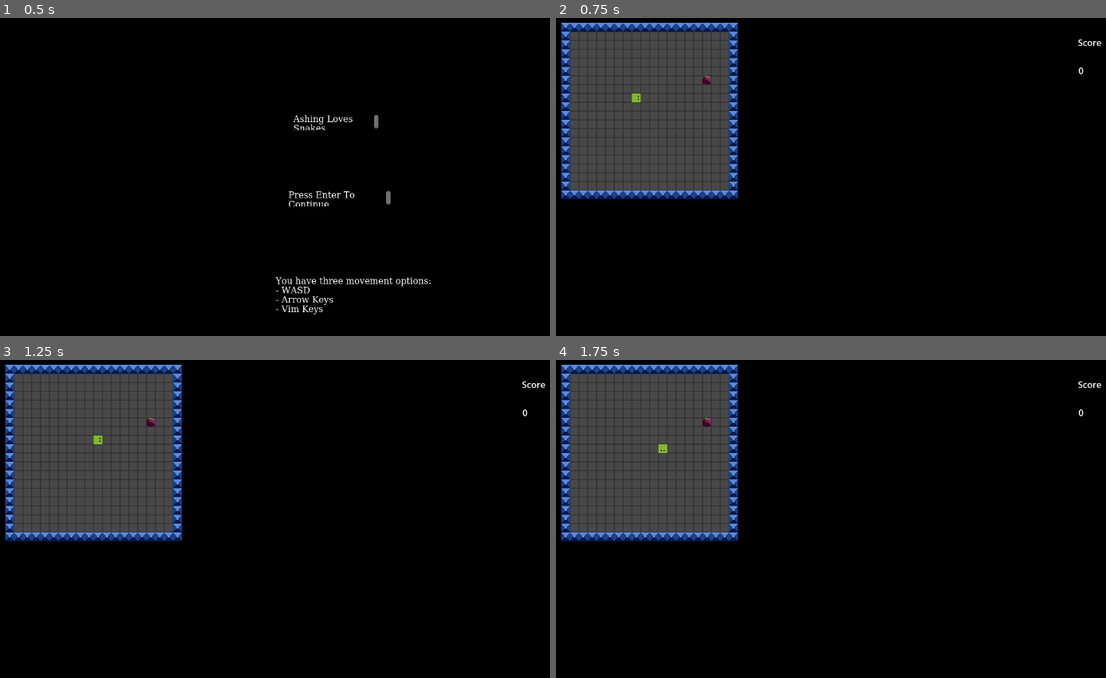
Above: before the commit, frames 1-4 (two rows, left to right).
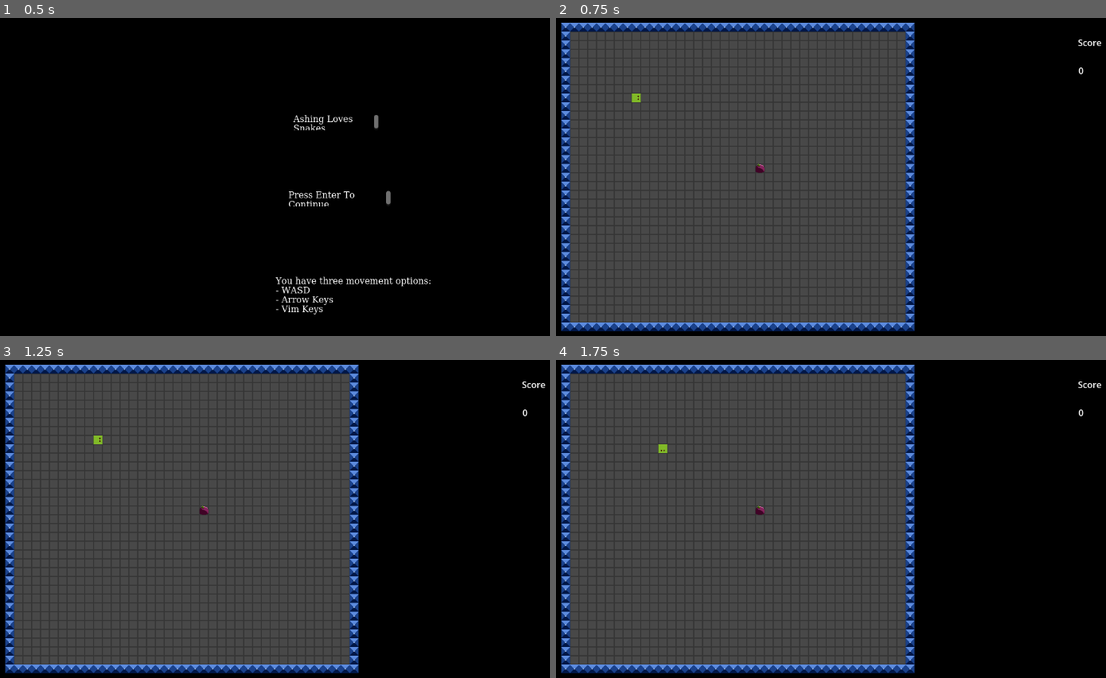
Above: after the commit, the same moments.

Repository: ashing-dev/snake
Game: Godot game, scene res://scenes/title.tscn
Two runs of this game, one before a commit and one after it. Both use one fixed random seed, a clock stepped at 60 frames per second and the inputs below.
Inputs:
- Up to frame 1 (0.5 s): no input
- Up to frame 2 (0.75 s): tap Enter (ui_accept) at 0.5, 0.6 s; hold Right (move_east) from 0.53 s (still down)
- Up to frame 3 (1.25 s): keep holding Right (move_east); tap Enter (ui_accept) at 0.77, 1.07 s
- Up to frame 4 (1.75 s): release Right (move_east) at 1.28 s; hold Down (move_south) from 1.28 s (still down); tap Enter (ui_accept) at 1.35, 1.52 s

Frame 1 is identical in both runs. In frame 2, 46% of the frame differs, in the area x 0-66%, y 1-99%; in frame 3, 46%; in frame 4, 46%.

Commit message:
Death text. Resets to title

Diff:
--- a/scenes/game_container.tscn
+++ b/scenes/game_container.tscn
@@ -21,3 +21,11 @@
 offset_right = 1077.0
 offset_bottom = 115.0
 text = "0"
+
+[node name="Extra" type="RichTextLabel" parent="."]
+offset_left = 935.0
+offset_top = 209.0
+offset_right = 1075.0
+offset_bottom = 249.0
+text = "
+"
--- a/scripts/game.gd
+++ b/scripts/game.gd
@@ -27,12 +27,13 @@
 
 func _ready() -> void:
 	global_position = Vector2(0, 0)
-	game_over.emit()
 
 func _check_collisions() -> void:
 	if _is_snake_touching_self() || _is_snake_touching_boundary():
-		print("game over")
 		timer.stop()
+		game_over.emit()
+		await get_tree().create_timer(3.0).timeout
+		get_tree().change_scene_to_file("res://scenes/title.tscn")
 
 	if _is_snake_touching_food():
 		snake.lengthen_snake = true
--- a/scripts/game_container.gd
+++ b/scripts/game_container.gd
@@ -4,11 +4,15 @@
 @export var game: Game
 
 func _ready() -> void:
-	var field = Field.new(20, 20)
+	var field = Field.new(40, 35)
 	game = GameManager.new_game(field)
 	add_child(game)
 	game.owner = self
 	game.score_changed.connect(on_score_changed)
+	game.game_over.connect(on_game_over)
 
 func on_score_changed() -> void:
 	$ScoreValue.text = "%d" % game.score
+
+func on_game_over() -> void:
+	$Extra.text = "You died."
